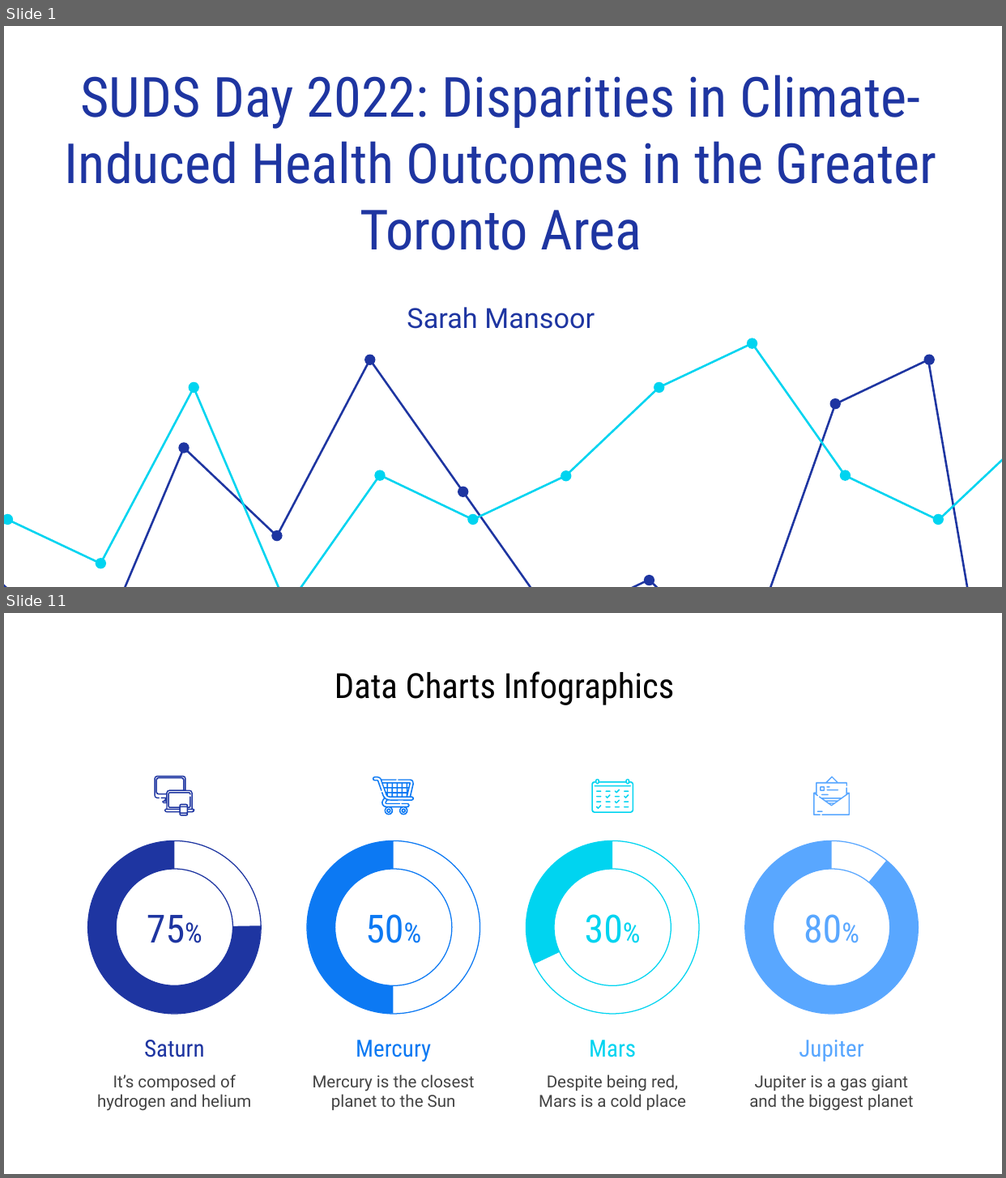
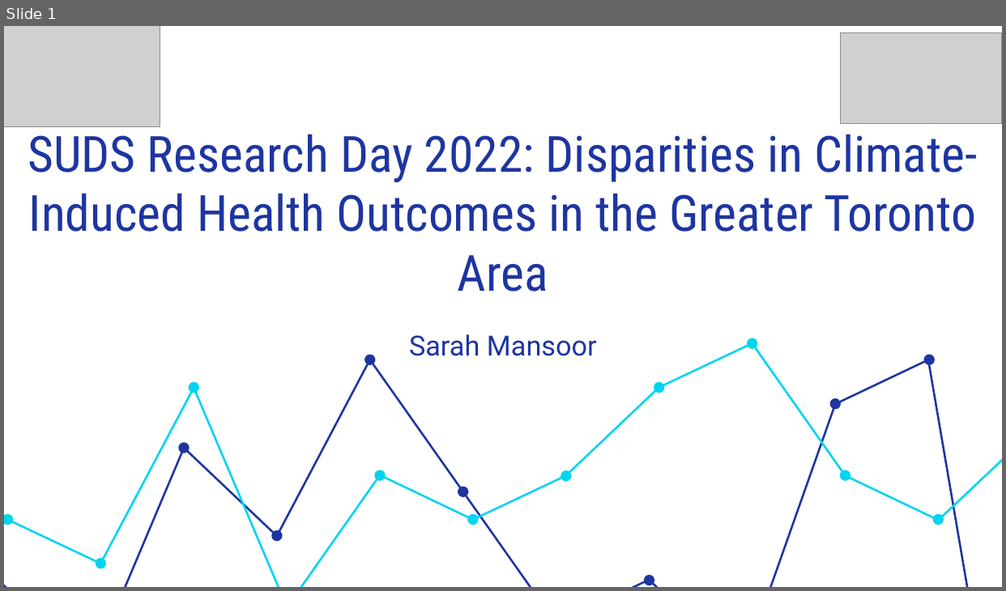
Before and after one commit to sarahmansoorr/SUDS2022, a slide deck: outputs/presentation/presentation.pptx. Shown one above the other, each under a label of ours: slides 1 and 11 before the commit, slide 1 after it; the slides between them are not shown. The pictures are 1006x1178 and 1006x591 pixels, drawn with LibreOffice and Linux fonts; fonts in the diff are those of the drawing; grey boxes stand for pictures. Boxes give left, top, right and bottom in pixels: in the first picture for what was removed or moved away, otherwise in the second. Text is boxed around its words. In the diff, an @@ line names an element or a change of style, - is before the commit and + after.

```diff
--- a/outputs/presentation/presentation.pptx
+++ b/outputs/presentation/presentation.pptx
@@ slide 11 removed at [4,613,1002,1174], background #FFFFFF @@
@@ title removed at [334,671,675,705] @@
-Data Charts Infographics
@@ freeform shape removed at [154,776,194,815] @@
@@ freeform shape removed at [373,777,414,815] @@
@@ group removed at [592,779,633,812]: 18 freeform shapes @@
@@ group removed at [813,777,850,815]: 7 freeform shapes @@
@@ freeform shape removed at [386,808,391,814] @@
@@ freeform shape removed at [401,808,406,814] @@
@@ group removed at [87,841,261,1111]: 3 texts, 1 donut, 1 arch (boxed as its full ring) @@
-Saturn
-It’s composed of hydrogen and helium
-75%
@@ group removed at [308,841,480,1110]: 3 texts, 1 donut, 1 arch (boxed as its full ring) @@
-Mercury
-Mercury is the closest planet to the Sun
-50%
@@ group removed at [526,841,698,1110]: 3 texts, 1 donut, 1 arch (boxed as its full ring) @@
-Mars
-Despite being red, Mars is a cold place
-30%
@@ group removed at [745,841,918,1111]: 3 texts, 1 donut, 1 arch (boxed as its full ring) @@
-Jupiter
-Jupiter is a gas giant and the biggest planet
-80%
@@ slide 1 changed as well @@
@@ picture added at [4,26,160,126] @@
@@ picture added at [840,33,1002,124] @@
@@ text at [27,126,977,292]: text changed; size 40 to 36 pt @@
-SUDS Day 2022: Disparities in Climate-Induced Health Outcomes in the Greater Toronto Area
+SUDS Research Day 2022: Disparities in Climate-Induced Health Outcomes in the Greater Toronto Area
@@ subtitle "Sarah Mansoor": place and size @@
-subtitle "Sarah Mansoor" at [407,307,594,329]
+subtitle "Sarah Mansoor" at [409,335,597,356]
```
Also in this commit, not shown: 2 slides added, 32 other slides removed, 7 other files.
